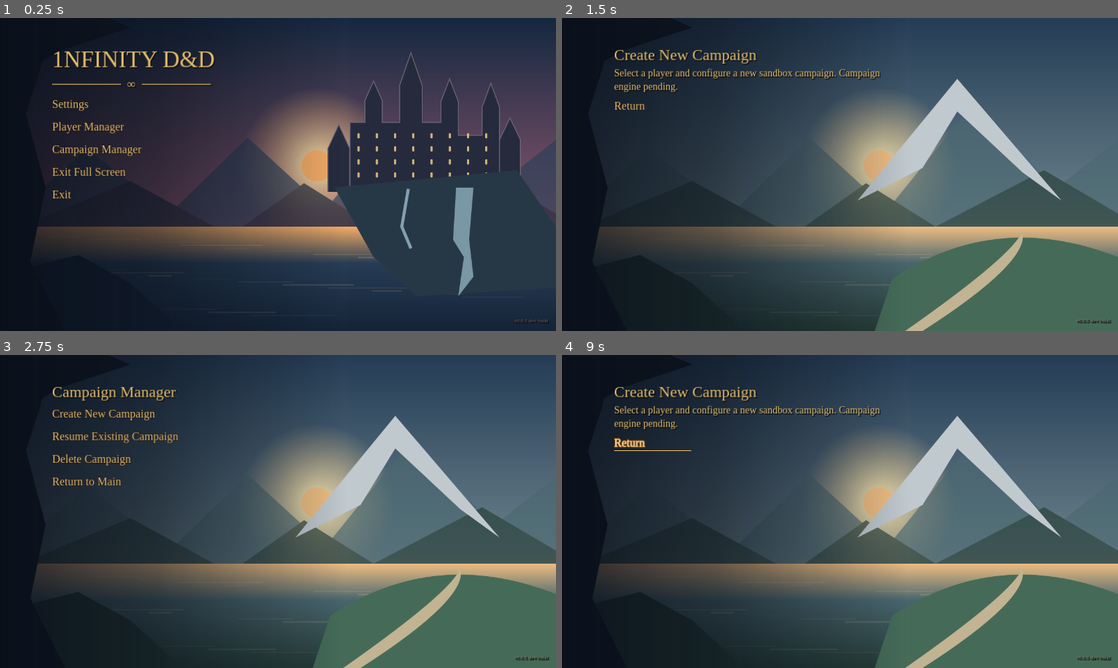
Above: before the commit, frames 1-4 (two rows, left to right).
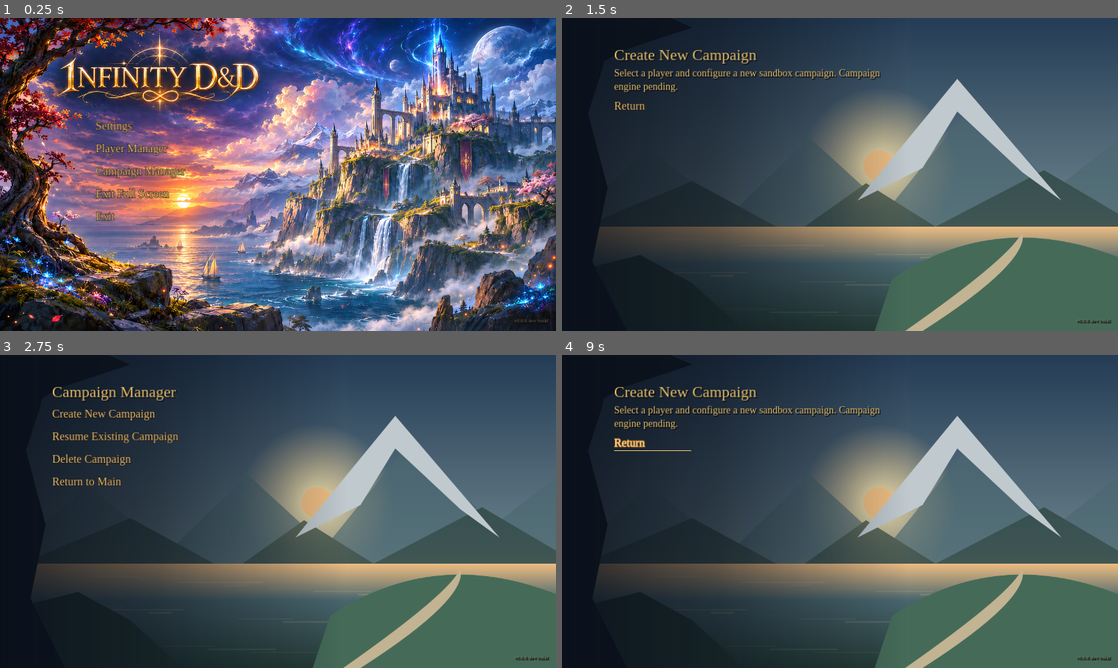
Above: after the commit, the same moments.

Repository: mdavis00111-afk/1NFINITY-DnD-Updates
Game: Godot game, scene res://main.tscn
Two runs of this game, one before a commit and one after it. Both use one fixed random seed, a clock stepped at 60 frames per second and the inputs below.
Inputs (mouse positions are in pixels of both pictures, inside the frame that each line leads up to):
- Up to frame 1 (0.25 s): no input
- Up to frame 2 (1.5 s): click "Campaign Manager" at 0.5 s; click "Create New Campaign" at 1.25 s
- Up to frame 3 (2.75 s): click "Return" at 2 s
- Up to frame 4 (9 s): click "Create New Campaign" at 2.75 s; tap Enter at 3.5, 5, 6.5 s; move the mouse to (962, 495) at 3.52 s; tap Space at 4.25, 5.75, 7.25 s; move the mouse to (728, 527) at 4.27 s; move the mouse to (895, 442) at 5.02 s; move the mouse to (812, 574) at 5.77 s; move the mouse to (1006, 558) at 6.52 s; move the mouse to (673, 464) at 7.27 s; move the mouse to (867, 511) at 8.02 s; move the mouse to (756, 433) at 8.77 s

The runs differ from the first frame. In frame 1, 88% of the frame differs, in the area x 0-100%, y 0-100%; in frame 2, less than 0.1%; in frame 3, less than 0.1%; in frame 4, less than 0.1%.

Commit message:
v0.0.6: bundle approved painted castle artwork with ornate logo

Diff:
--- a/game/project.godot
+++ b/game/project.godot
@@ -3,7 +3,7 @@
 
 [application]
 config/name="1NFINITY D&D"
-config/version="0.0.5"
+config/version="0.0.6"
 config/use_custom_user_dir=true
 config/custom_user_dir_name="1NFINITY_DnD_Godot"
 run/main_scene="res://main.tscn"
Binary file added: game/art/castle.jpg
Not shown, changed: game/version.txt
